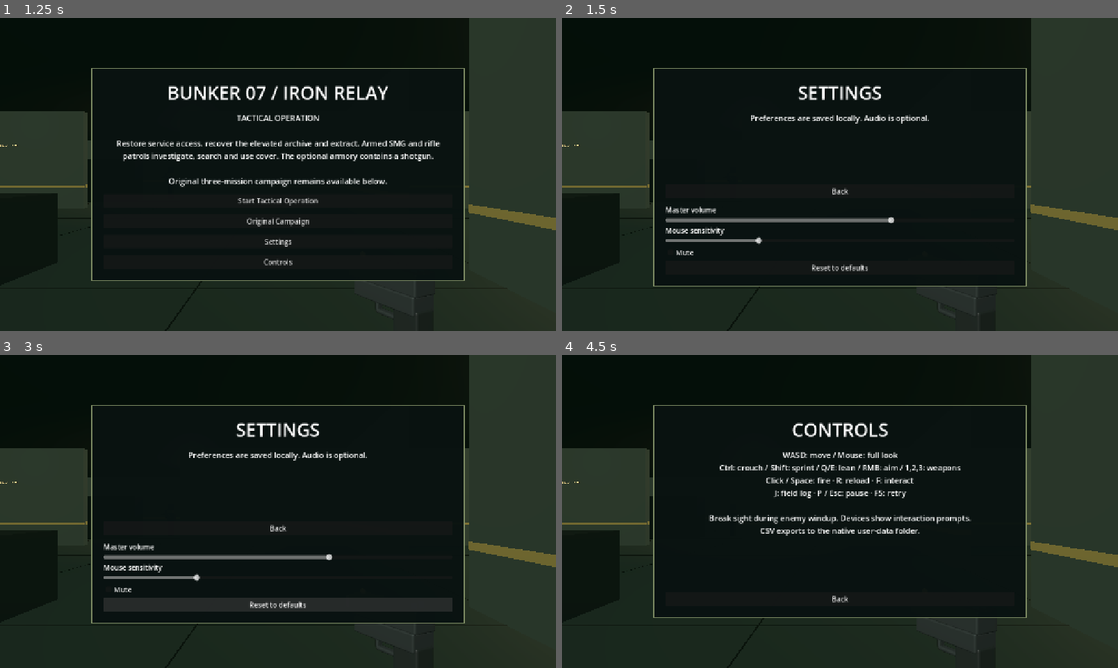
Above: before the commit, frames 1-4 (two rows, left to right).
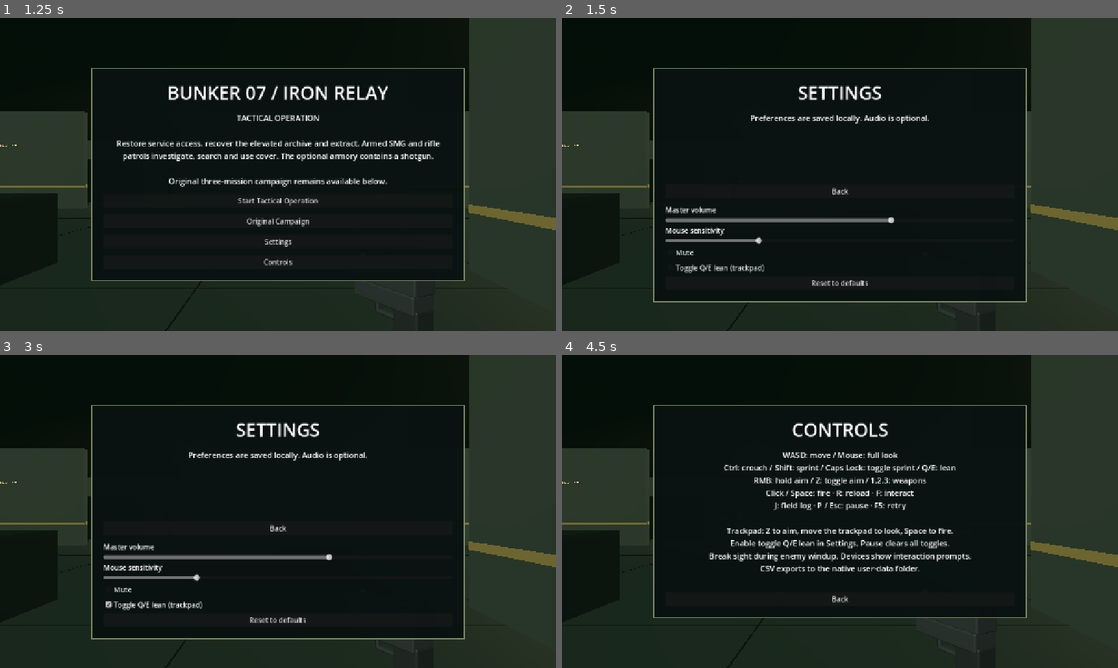
Above: after the commit, the same moments.

Repository: Jnoble555/bunker-07
Game: Godot game, scene res://scenes/control_room.tscn
Same seed, same stepped clock (60 frames per second), same inputs: the game is played once before the commit and once after it.
Inputs (mouse positions are in pixels of both pictures, inside the frame that each line leads up to):
- Up to frame 1 (1.25 s): click "Tactical Operation / Sector 12" at 0.5 s
- Up to frame 2 (1.5 s): click "Settings" at 1.25 s
- Up to frame 3 (3 s): click "Reset to defaults" at 2 s; click (278, 605) at 2.75 s, where only the run after the commit has a clickable "Toggle Q/E lean (trackpad)"
- Up to frame 4 (4.5 s): click "Back" at 3.5 s; click "Controls" at 4.25 s

Frame 1 is identical in both runs. In frame 2, 1.7% of the frame differs, in the area x 16-84%, y 78-91%; in frame 3, 4.1%, in the area x 16-84%, y 77-91%; in frame 4, 4.0%.

Commit message:
feat: add trackpad aiming sprint and lean toggles

Diff:
--- a/godot/scripts/campaign_main.gd
+++ b/godot/scripts/campaign_main.gd
@@ -43,7 +43,7 @@
 var tutorial_active: bool = false
 var tutorial_text: Label
 var impact_feedback := 0.0
-var tutorial_steps: Array[String] = ["WASD move / Ctrl crouch / Shift sprint / Q/E lean / RMB aim / F pickups / 1,2,3 weapons","Aim with mouse / Left, Right","Fire with Click / Space","Reload with R"]
+var tutorial_steps: Array[String] = ["WASD move / Ctrl crouch / Shift or Caps Lock sprint / Q/E lean / Z aim / Space fire / F pickups / 1,2,3 weapons","Aim with mouse / Left, Right","Fire with Click / Space","Reload with R"]
 var campaign_button: Button
 var continue_button: Button
 var settings_button: Button
@@ -52,6 +52,7 @@
 var export_button: Button
 var back_button: Button
 var confirm_button: Button
+var toggle_lean_check: CheckBox
 var settings_box: VBoxContainer
 var volume_slider: HSlider
 var sensitivity_slider: HSlider
@@ -700,6 +701,7 @@
 	volume_slider.set_value_no_signal(session.preferences.volume)
 	sensitivity_slider.set_value_no_signal(session.preferences.sensitivity)
 	mute_check.set_pressed_no_signal(session.preferences.muted)
+	toggle_lean_check.set_pressed_no_signal(session.preferences.get("toggle_lean",false))
 
 func close_settings() -> void:
 	if return_state=="title": show_title()
@@ -717,12 +719,13 @@
 	show_title()
 
 func _show_controls() -> void:
-	_show_menu("controls","CONTROLS","WASD: move / Mouse: full look\nCtrl: crouch / Shift: sprint / Q/E: lean / RMB: aim / 1,2,3: weapons\nClick / Space: fire · R: reload · F: interact\nJ: field log · P / Esc: pause · F5: retry\n\nBreak sight during enemy windup. Devic …(75 unchanged characters)…
+	_show_menu("controls","CONTROLS","WASD: move / Mouse: full look\nCtrl: crouch / Shift: sprint / Caps Lock: toggle sprint / Q/E: lean\nRMB: hold aim / Z: toggle aim / 1,2,3: weapons\nClick / Space: fire · R: reload · F: interact\nJ: field log · P / Esc: pause · F5: retry\n\nTrackpad: Z to aim, move the trackpad to look, Space to fire.\nEnable toggle Q/E lean in Settings. Pause clears all toggles.\nBreak sight during enemy windup. Devic …(75 unchanged characters)…
 
 func _save_settings() -> void:
 	session.preferences.volume = volume_slider.value
 	session.preferences.sensitivity = sensitivity_slider.value
 	session.preferences.muted = mute_check.button_pressed
+	session.preferences.toggle_lean = toggle_lean_check.button_pressed
 	session.save_preferences()
 	if audio: audio.refresh_volume()
 
@@ -732,6 +735,7 @@
 	volume_slider.set_value_no_signal(session.preferences.volume)
 	sensitivity_slider.set_value_no_signal(session.preferences.sensitivity)
 	mute_check.set_pressed_no_signal(false)
+	toggle_lean_check.set_pressed_no_signal(false)
 	if audio: audio.refresh_volume()
 
 func _build_campaign_ui() -> void:
@@ -772,10 +776,14 @@
 	mute_check = CheckBox.new()
 	mute_check.text = "Mute"
 	settings_box.add_child(mute_check)
+	toggle_lean_check = CheckBox.new()
+	toggle_lean_check.text = "Toggle Q/E lean (trackpad)"
+	settings_box.add_child(toggle_lean_check)
 	_button(settings_box,"Reset to defaults",_reset_settings)
 	volume_slider.value_changed.connect(func(_value): _save_settings())
 	sensitivity_slider.value_changed.connect(func(_value): _save_settings())
 	mute_check.toggled.connect(func(_value): _save_settings())
+	toggle_lean_check.toggled.connect(func(_value): _save_settings())
 	title_button.pressed.disconnect(show_title)
 	title_button.pressed.connect(_confirm_return)
 	tutorial_text = Label.new()
--- a/godot/scripts/campaign_state.gd
+++ b/godot/scripts/campaign_state.gd
@@ -1,6 +1,6 @@
 extends RefCounted
 ## Native preferences persist; campaign consequences and analytics remain session-scoped.
-const DEFAULTS := {"volume":0.65,"muted":false,"sensitivity":0.003}
+const DEFAULTS := {"volume":0.65,"muted":false,"sensitivity":0.003,"toggle_lean":false}
 var preferences: Dictionary = DEFAULTS.duplicate()
 var tutorial_seen: bool = false
 var decisions: Dictionary = {}
@@ -52,6 +52,8 @@
 			preferences[key] = clampf(float(value),0.0 if key=="volume" else 0.0005,1.0 if key=="volume" else 0.01)
 	var mute: Variant = config.get_value("preferences","muted",false)
 	preferences.muted = mute if mute is bool else false
+	var toggle_lean: Variant = config.get_value("preferences","toggle_lean",false)
+	preferences.toggle_lean = toggle_lean if toggle_lean is bool else false
 	tutorial_seen = bool(config.get_value("onboarding","seen",false))
 
 func save_preferences() -> Error:
--- a/godot/scripts/main.gd
+++ b/godot/scripts/main.gd
@@ -68,6 +68,7 @@
 		"strafe_left": [KEY_A], "strafe_right": [KEY_D],
 		"turn_left": [KEY_LEFT], "turn_right": [KEY_RIGHT], "fire": [KEY_SPACE],
 		"weapon_3": [KEY_3], "weapon_1": [KEY_1], "weapon_2": [KEY_2], "crouch": [KEY_CTRL], "sprint": [KEY_SHIFT], "lean_left": [KEY_Q], "lean_right": [KEY_E, KEY_C],
+		"toggle_aim": [KEY_Z], "toggle_sprint": [KEY_CAPSLOCK],
 		"reload": [KEY_R], "interact": [KEY_F], "pause": [KEY_ESCAPE, KEY_P], "retry": [KEY_F5]
 	}
 	for action in bindings:
--- a/godot/scripts/player.gd
+++ b/godot/scripts/player.gd
@@ -15,6 +15,9 @@
 var pitch := 0.0
 var lean := 0.0
 var aim_blend := 0.0
+var aim_toggled := false
+var sprint_toggled := false
+var lean_toggled := 0
 
 
 func setup(owner_controller: Node) -> void:
@@ -107,9 +110,24 @@
 func _unhandled_input(event: InputEvent) -> void:
 	if not controller or not controller.active or get_tree().paused:
 		return
+	if event is InputEventKey and event.echo: return
+	if event.is_action_pressed("toggle_aim"):
+		aim_toggled = not aim_toggled
+		get_viewport().set_input_as_handled()
+	elif event.is_action_pressed("toggle_sprint"):
+		sprint_toggled = not sprint_toggled
+		get_viewport().set_input_as_handled()
+	elif _toggle_lean_enabled() and (event.is_action_pressed("lean_left") or event.is_action_pressed("lean_right")):
+		var side := -1 if event.is_action_pressed("lean_left") else 1
+		lean_toggled = 0 if lean_toggled == side else side
+		get_viewport().set_input_as_handled()
 	if event is InputEventMouseMotion and Input.mouse_mode == Input.MOUSE_MODE_CAPTURED:
 		apply_look(event.relative)
 		if event.relative != Vector2.ZERO: controller.progress_tutorial("aim")
+
+func _toggle_lean_enabled() -> bool:
+	var session: Variant = controller.get("session")
+	return session != null and bool(session.preferences.get("toggle_lean", false))
 
 func _physics_process(delta: float) -> void:
 	if not controller or not controller.active:
@@ -125,8 +143,8 @@
 		crouched = false
 	body_shape.shape.height = 1.05 if crouched else 1.8
 	body_shape.position.y = body_shape.shape.height * 0.5
-	aiming = Input.is_action_pressed("aim_weapon")
-	var speed := SPEED * (0.45 if crouched else (1.5 if Input.is_action_pressed("sprint") and not aiming else 1.0))
+	aiming = aim_toggled or Input.is_action_pressed("aim_weapon")
+	var speed := SPEED * (0.45 if crouched else (1.5 if (sprint_toggled or Input.is_action_pressed("sprint")) and not aiming else 1.0))
 	if aiming: speed *= 0.65
 	velocity.x = direction.x * speed
 	velocity.z = direction.z * speed
@@ -134,7 +152,8 @@
 	_step_up(Vector3(velocity.x, 0, velocity.z) * delta)
 	move_and_slide()
 	var eye := Vector3(0, 0.85 if crouched else 1.4, 0)
-	var desired := Input.get_axis("lean_left", "lean_right") * 0.32
+	var lean_input := float(lean_toggled) if _toggle_lean_enabled() else Input.get_axis("lean_left", "lean_right")
+	var desired := lean_input * 0.32
 	lean = safe_lean(eye, desired)
 	camera.position = eye + Vector3(lean, 0, 0)
 	camera.rotation = Vector3(pitch, 0, -lean * 0.22)
@@ -235,6 +254,9 @@
 		global_position.y += 0.26 + landing.get_travel().y
 
 func clear_held_inputs() -> void:
+	aim_toggled = false
+	sprint_toggled = false
+	lean_toggled = 0
 	for action in ["move_forward", "move_back", "strafe_left", "strafe_right", "turn_left", "turn_right", "crouch", "sprint", "lean_left", "lean_right", "aim_weapon", "fire"]:
 		Input.action_release(action)
 	aiming = false
--- a/godot/tests/campaign_test.gd
+++ b/godot/tests/campaign_test.gd
@@ -256,7 +256,16 @@
 	game.session.preferences.volume = 1.0
 	game.session.load_preferences()
 	check("native preferences persist and reload", is_equal_approx(game.session.preferences.volume, 0.25) and game.session.preferences.muted and is_equal_approx(game.session.preferences.sensitivity, 0.005))
+	check("older preferences default to hold leaning", not game.session.preferences.toggle_lean)
+	game.open_settings()
+	game.toggle_lean_check.set_pressed_no_signal(true)
+	game._save_settings()
+	game.session.preferences.toggle_lean = false
+	game.session.load_preferences()
+	check("trackpad lean preference persists through settings",game.session.preferences.toggle_lean)
+	game.close_settings()
 	game._reset_settings()
+	check("reset restores hold leaning",not game.session.preferences.toggle_lean and not game.toggle_lean_check.button_pressed)
 	check("settings reset restores native defaults", is_equal_approx(game.session.preferences.volume, 0.65) and not game.session.preferences.muted and is_equal_approx(game.session.preferences.sensitivity, 0.003))
 	game.register_event("review_detail", "a,\"b\"\nc")
 	var csv: String = game.session.csv_text(game.events)
--- a/godot/tests/tactical_movement_test.gd
+++ b/godot/tests/tactical_movement_test.gd
@@ -4,6 +4,20 @@
 func _initialize() -> void: call_deferred("run")
 func frames(n: int) -> void:
 	for i in n: await physics_frame
+func tap_key(code: Key, echo: bool = false) -> void:
+	var event := InputEventKey.new()
+	event.physical_keycode = code
+	event.keycode = code
+	event.pressed = true
+	event.echo = echo
+	Input.parse_input_event(event)
+	await frames(2)
+	event = event.duplicate()
+	event.pressed = false
+	event.echo = false
+	Input.parse_input_event(event)
+	await frames(2)
+
 func check(label: String, passed: bool) -> void:
 	print(("PASS " if passed else "FAIL ") + label)
 	if not passed: failed += 1
@@ -115,6 +129,62 @@
 	check("solid geometry occludes vertical shot",target.hp == 2)
 	check("blocked shot shows surface impact without a confirmed hit",game.impact_feedback > 0 and game.hit_feedback == 0)
 	check("interaction and enemy sight respect elevated obstacle",not game.interaction_los(p.camera.global_position,target.global_position + Vector3(0,1.4,0)) and not target._can_see(p))
+	p.global_position = Vector3(100,0,105)
+	p.clear_held_inputs()
+	await tap_key(KEY_Z)
+	await frames(10)
+	check("Z keeps sights aimed after key release",p.aiming and p.aim_toggled and p.aim_blend > .99)
+	await tap_key(KEY_Z,true)
+	check("key repeat does not flip toggle aim",p.aim_toggled)
+	var rounds_before: int = game.ammo
+	game.cooldown = 0
+	await tap_key(KEY_SPACE)
+	check("Space fires while Z sights stay aimed",game.ammo == rounds_before-1 and p.aiming)
+	await tap_key(KEY_Z)
+	check("second Z lowers toggle sights",not p.aiming and not p.aim_toggled)
+	Input.action_press("aim_weapon")
+	await frames(3)
+	rounds_before = game.ammo
+	game.cooldown = 0
+	await tap_key(KEY_SPACE)
+	check("Space fires while right-mouse aim is held",game.ammo == rounds_before-1 and p.aiming)
+	p.clear_held_inputs()
+	await tap_key(KEY_CAPSLOCK)
+	Input.action_press("move_forward")
+	await frames(2)
+	check("Caps Lock keeps sprint on after key release",p.sprint_toggled and Vector2(p.velocity.x,p.velocity.z).length() > walk_speed)
+	await tap_key(KEY_Z)
+	check("aiming suspends toggled sprint",p.sprint_toggled and p.aiming and Vector2(p.velocity.x,p.velocity.z).length() < walk_speed)
+	await tap_key(KEY_Z)
+	check("lowering sights resumes toggled sprint",p.sprint_toggled and Vector2(p.velocity.x,p.velocity.z).length() > walk_speed)
+	await tap_key(KEY_CAPSLOCK)
+	check("second Caps Lock ends sprint",not p.sprint_toggled and Vector2(p.velocity.x,p.velocity.z).length() <= walk_speed + .01)
+	p.clear_held_inputs()
+	game.session.preferences.toggle_lean = true
+	await tap_key(KEY_Q)
+	check("toggle Q stays left after release",p.lean_toggled == -1 and p.lean < -.25)
+	await tap_key(KEY_E)
+	check("opposite lean key switches directly right",p.lean_toggled == 1 and p.lean > .25)
+	await tap_key(KEY_E)
+	check("same lean key returns upright",p.lean_toggled == 0 and is_zero_approx(p.lean))
+	await tap_key(KEY_Z)
+	await tap_key(KEY_CAPSLOCK)
+	await tap_key(KEY_Q)
+	p._notification(NOTIFICATION_APPLICATION_FOCUS_OUT)
+	check("focus loss clears all trackpad toggles",not p.aim_toggled and not p.sprint_toggled and p.lean_toggled == 0)
+	await tap_key(KEY_Z)
+	await tap_key(KEY_CAPSLOCK)
+	await tap_key(KEY_E)
+	game.set_paused(true)
+	check("pause clears all trackpad toggles",not p.aim_toggled and not p.sprint_toggled and p.lean_toggled == 0)
+	game.set_paused(false)
+	await tap_key(KEY_Z)
+	await tap_key(KEY_CAPSLOCK)
+	await tap_key(KEY_Q)
+	game.retry_run()
+	await frames(3)
+	check("retry clears toggles and retains lean preference",not p.aim_toggled and not p.sprint_toggled and p.lean_toggled == 0 and game.session.preferences.toggle_lean)
+	game.session.preferences.toggle_lean = false
 	Input.action_press("aim_weapon")
 	Input.action_press("sprint")
 	Input.action_press("lean_left")
